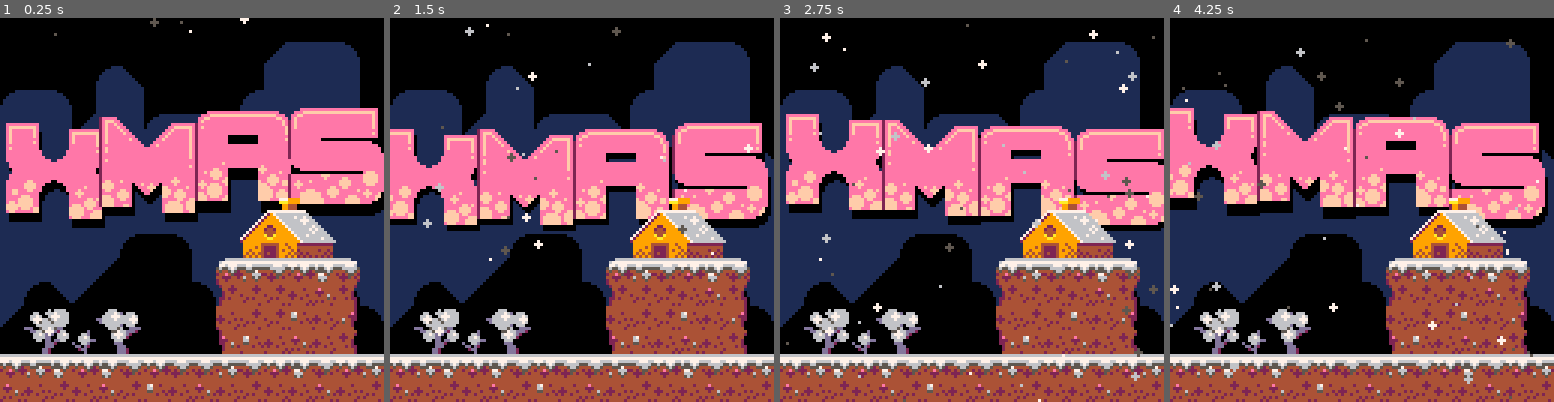
Above: before the commit, frames 1-4 (left to right).
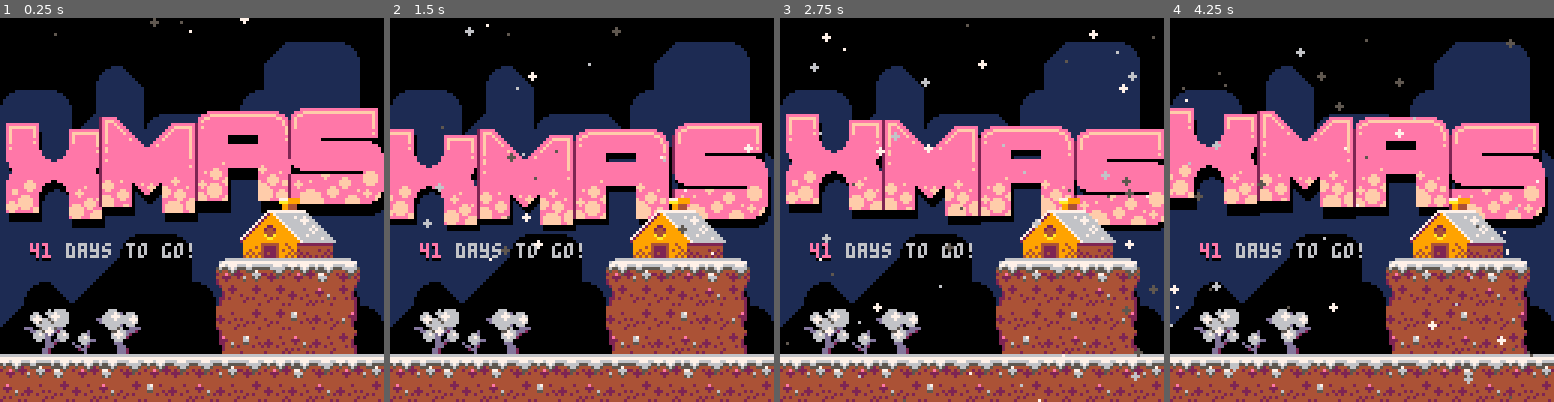
Above: after the commit, the same moments.

Repository: peippo/pico-8
Game: PICO-8 cartridge xmas/xmas.p8
The game is run twice, just before and just after one commit, with the same random seed, the same clock (stepped at 60 frames per second) and the same inputs.
Inputs:
- Up to frame 1 (0.25 s): no input
- Up to frame 2 (1.5 s): no input
- Up to frame 3 (2.75 s): no input
- Up to frame 4 (4.25 s): no input

The runs differ from the first frame. In frame 1, 0.7% of the frame differs, in the area x 7-50%, y 58-64%; in frame 2, 0.6%; in frame 3, 0.6%; in frame 4, 0.7%.

Commit message:
Add days until xmas message

Diff:
--- a/xmas/src/0.init.lua
+++ b/xmas/src/0.init.lua
@@ -6,6 +6,7 @@
     flake_colors = {5, 6, 7}
     wind_speeds = {-0.4, -0.2, 0, 0.2, 0.4}
     wind = rnd(wind_speeds)
+    days_to_go = calculate_days()
 end
 
 function _draw()
@@ -25,6 +26,7 @@
     map(0,0,0,0,16,16)
 
     add_flake()
+    print_days_to_go()
 
     for flake in all(flakes) do
         flake:draw()
--- /dev/null
+++ b/xmas/src/3.date.lua
@@ -0,0 +1,69 @@
+function calculate_days()
+    local year = stat(90)
+    local month = stat(91)
+    local day = stat(92)
+    local xmas_day_number = 359
+    local days_in_months = {31, 28, 31, 30, 31, 30, 31, 31, 30, 31, 30, 31}
+
+    -- check if leap year
+    if (year % 4 ~= 0) then
+        leap = false
+    elseif (year % 100 ~= 0) then
+        leap = true
+
+    elseif (year % 400 ~= 0) then
+        leap = false
+    else
+        leap = true
+    end
+
+    if (leap) then
+        xmas_day_number = 360
+        days_in_months[2] = 29
+    end
+
+    days_passed = 0
+
+    for i = 1, month do
+        printh(i)
+
+        if i < month then
+            days_passed += days_in_months[i]
+        end
+    end
+
+    days_passed += day
+
+    return xmas_day_number - days_passed
+end
+
+function print_days_to_go()
+    if days_to_go == 0 then
+        cursor(18, 75)
+        print("is today!!", 14)
+    elseif days_to_go < 0 then
+        color(13)
+        cursor(6, 74)
+        print("is fading away...", 13)
+    else
+        -- shadow
+        cursor(10, 76)
+        print(days_to_go, 0)
+
+        -- days number
+        cursor(10, 75)
+        print(days_to_go, 14)
+
+        -- text
+        x = 18
+
+        if days_to_go > 99 then
+            x = 25
+        elseif days_to_go > 9 then
+            x = 22
+        end
+
+        cursor(x, 75)
+        print(days_to_go == 1 and "day to go!!" or "days to go!", 6)
+    end
+end
--- a/xmas/xmas.p8
+++ b/xmas/xmas.p8
@@ -9,6 +9,7 @@
     flake_colors = {5, 6, 7}
     wind_speeds = {-0.4, -0.2, 0, 0.2, 0.4}
     wind = rnd(wind_speeds)
+    days_to_go = calculate_days()
 end
 
 function _draw()
@@ -28,6 +29,7 @@
     map(0,0,0,0,16,16)
 
     add_flake()
+    print_days_to_go()
 
     for flake in all(flakes) do
         flake:draw()
@@ -93,6 +95,77 @@
 
         sspr(i * 32, 64, 32, 32, x, y)
 
+    end
+end
+-->8
+--date
+function calculate_days()
+    local year = stat(90)
+    local month = stat(91)
+    local day = stat(92)
+    local xmas_day_number = 359
+    local days_in_months = {31, 28, 31, 30, 31, 30, 31, 31, 30, 31, 30, 31}
+
+    -- check if leap year
+    if (year % 4 ~= 0) then
+        leap = false
+    elseif (year % 100 ~= 0) then
+        leap = true
+
+    elseif (year % 400 ~= 0) then
+        leap = false
+    else
+        leap = true
+    end
+
+    if (leap) then
+        xmas_day_number = 360
+        days_in_months[2] = 29
+    end
+
+    days_passed = 0
+
+    for i = 1, month do
+        printh(i)
+
+        if i < month then
+            days_passed += days_in_months[i]
+        end
+    end
+
+    days_passed += day
+
+    return xmas_day_number - days_passed
+end
+
+function print_days_to_go()
+    if days_to_go == 0 then
+        cursor(18, 75)
+        print("is today!!", 14)
+    elseif days_to_go < 0 then
+        color(13)
+        cursor(6, 74)
+        print("is fading away...", 13)
+    else
+        -- shadow
+        cursor(10, 76)
+        print(days_to_go, 0)
+
+        -- days number
+        cursor(10, 75)
+        print(days_to_go, 14)
+
+        -- text
+        x = 18
+
+        if days_to_go > 99 then
+            x = 25
+        elseif days_to_go > 9 then
+            x = 22
+        end
+
+        cursor(x, 75)
+        print(days_to_go == 1 and "day to go!!" or "days to go!", 6)
     end
 end
 -->8
